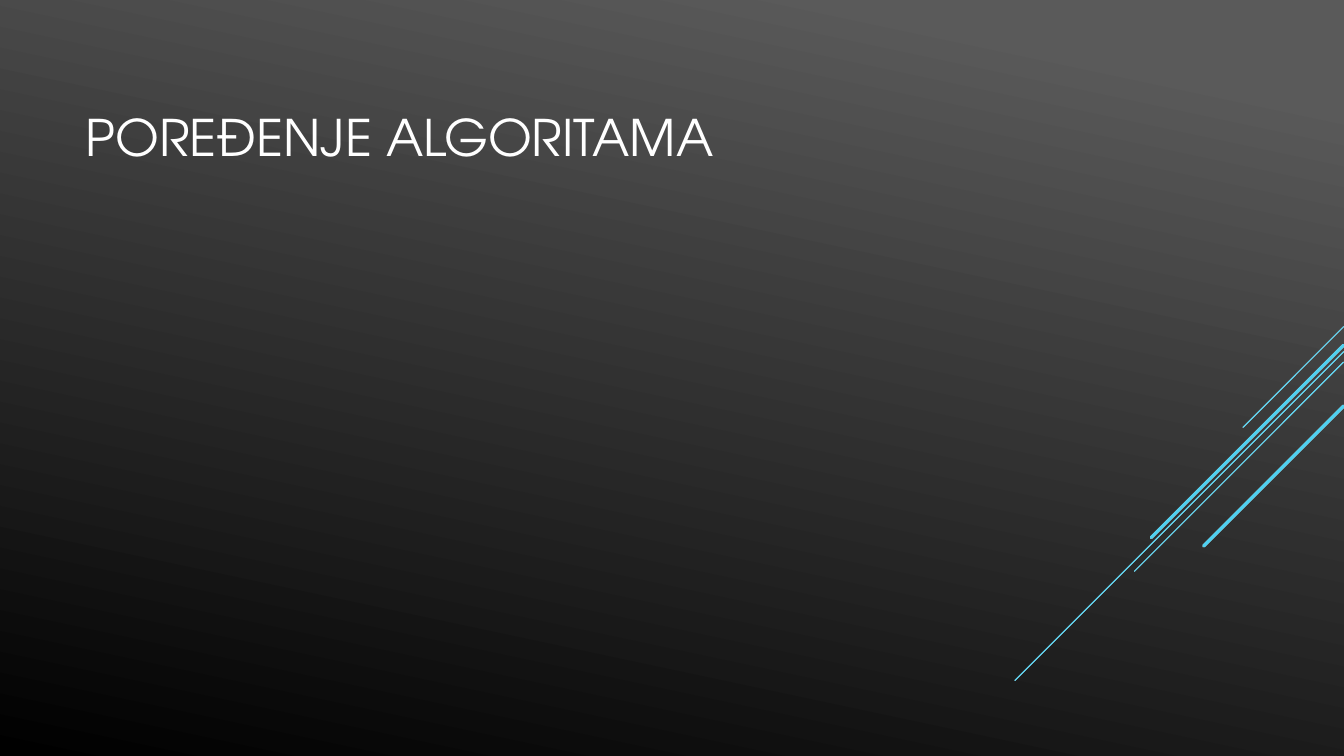
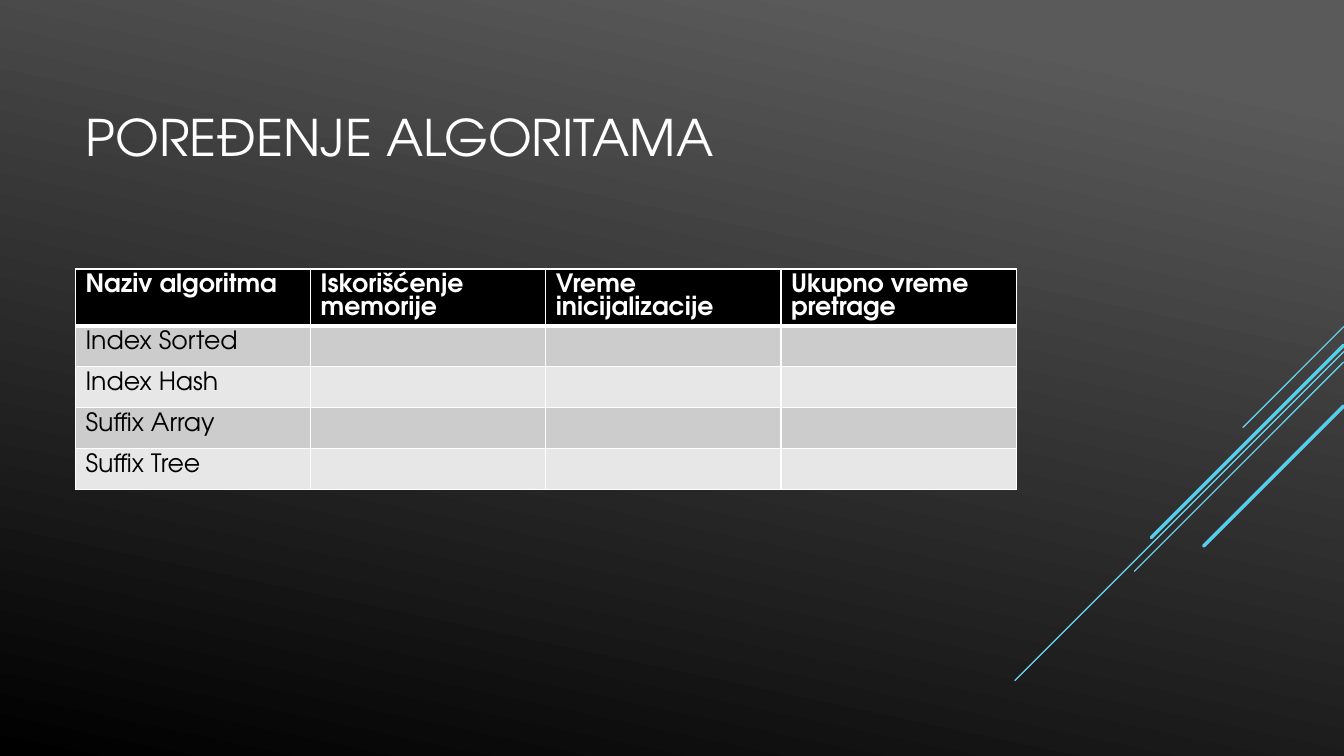
Before and after one commit to napoznata/GI_2019, a slide deck: slide 9 of Presentation/gi_presentation.pptx. Drawn at 1344x756 pixels with LibreOffice and Linux fonts; fonts in the diff are those of the drawing. Boxes give left, top, right and bottom in pixels: in the first picture for what was removed or moved away, otherwise in the second. Text is boxed around its words. In the diff, an @@ line names an element or a change of style, - is before the commit and + after.

```diff
--- a/Presentation/gi_presentation.pptx
+++ b/Presentation/gi_presentation.pptx
@@ table added at <box>76,269,1015,503</box>, 5 rows, 4 columns @@
+Naziv algoritma | Iskorišćenje memorije | Vreme inicijalizacije | Ukupno vreme pretrage
+Index Sorted |  |  | 
+Index Hash |  |  | 
+Suffix Array |  |  | 
+Suffix Tree |  |  | 
```
Also in this commit, not shown: 2 other slides changed.
